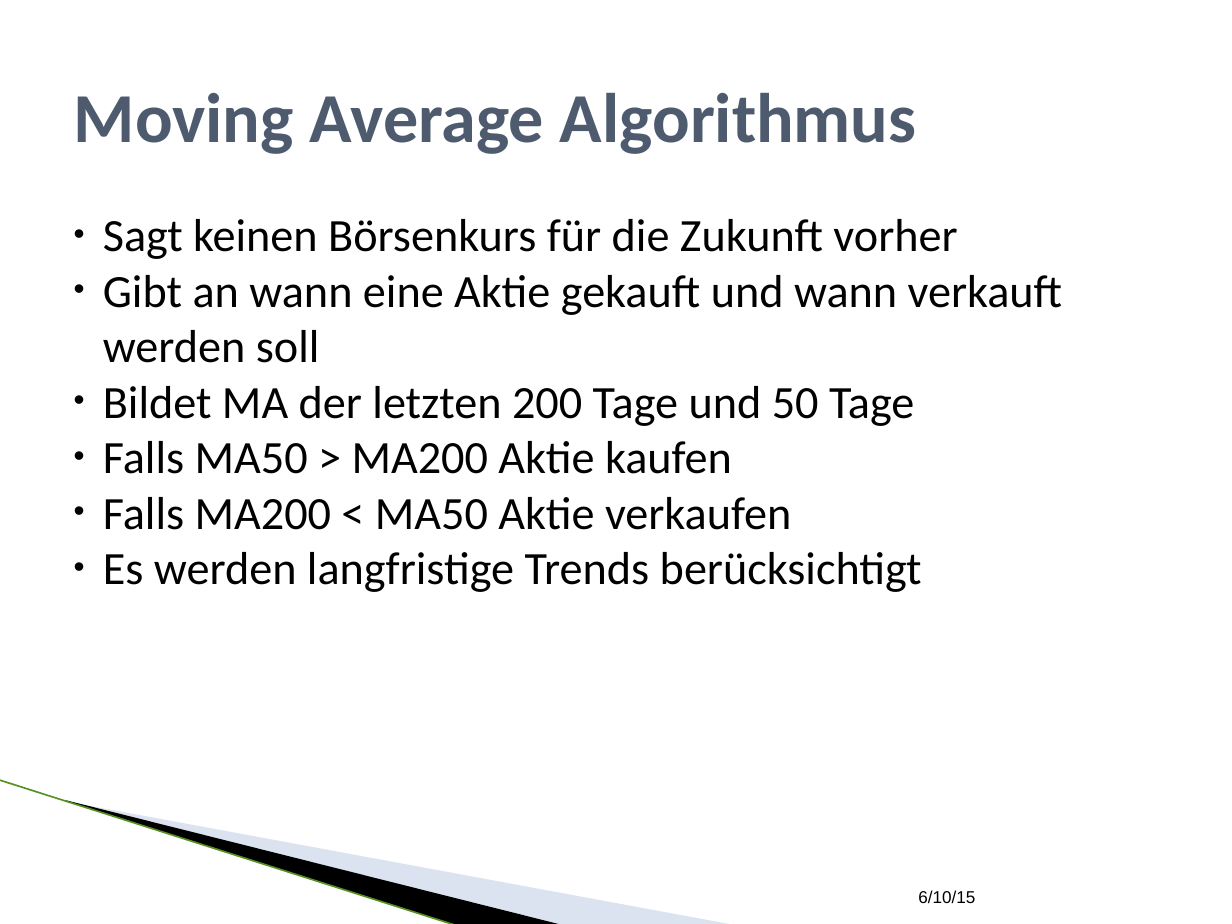
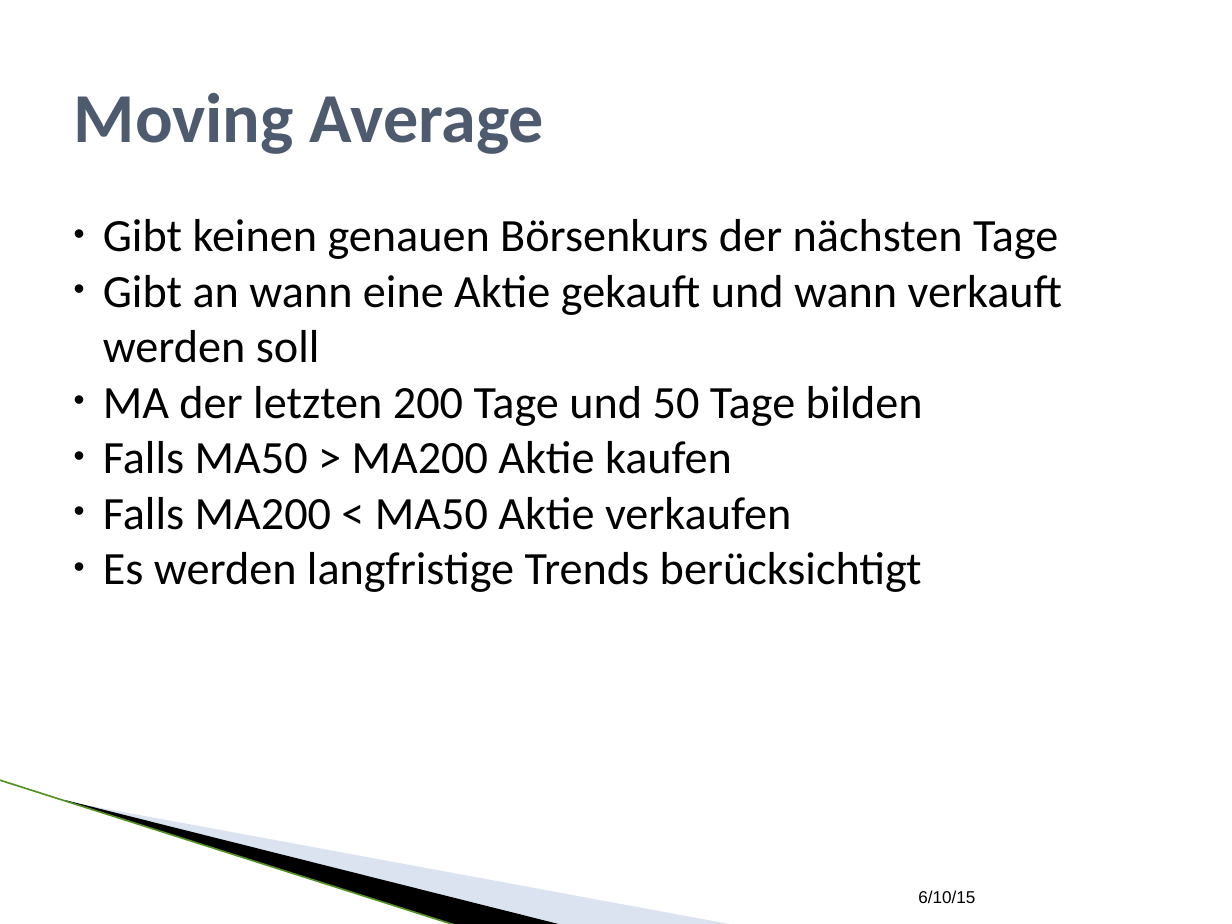
Before and after one commit to SEPSkyware6MM/StockForecast, a slide deck: slide 9 of ALR_Vortrag.pptx. Drawn at 1232x924 pixels with LibreOffice and Linux fonts; fonts in the diff are those of the drawing; background and template pictures are left out. Boxes give left, top, right and bottom in pixels: in the first picture for what was removed or moved away, otherwise in the second. Text is boxed around its words. In the diff, an @@ line names an element or a change of style, - is before the commit and + after.

```diff
--- a/ALR_Vortrag.pptx
+++ b/ALR_Vortrag.pptx
@@ text at (x1=74, y1=93, x2=545, y2=154): text changed @@
-Moving Average Algorithmus
+Moving Average
@@ text at (x1=103, y1=219, x2=1058, y2=259): text changed @@
-• Sagt keinen Börsenkurs für die Zukunft vorher
+• Gibt keinen genauen Börsenkurs der nächsten Tage
@@ text at (x1=103, y1=386, x2=923, y2=426): text changed @@
-• Bildet MA der letzten 200 Tage und 50 Tage
+• MA der letzten 200 Tage und 50 Tage bilden
```
Also in this commit, not shown: 13 other slides changed, 2 slides added, 1 other file.
